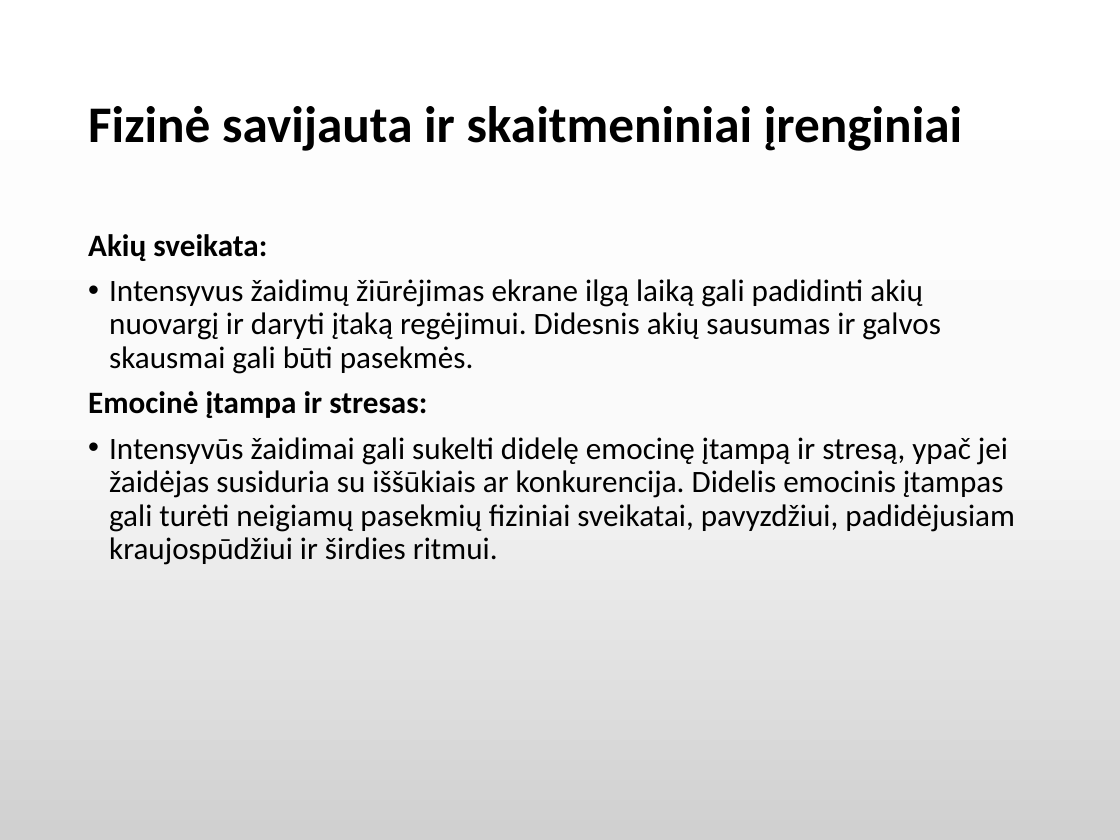
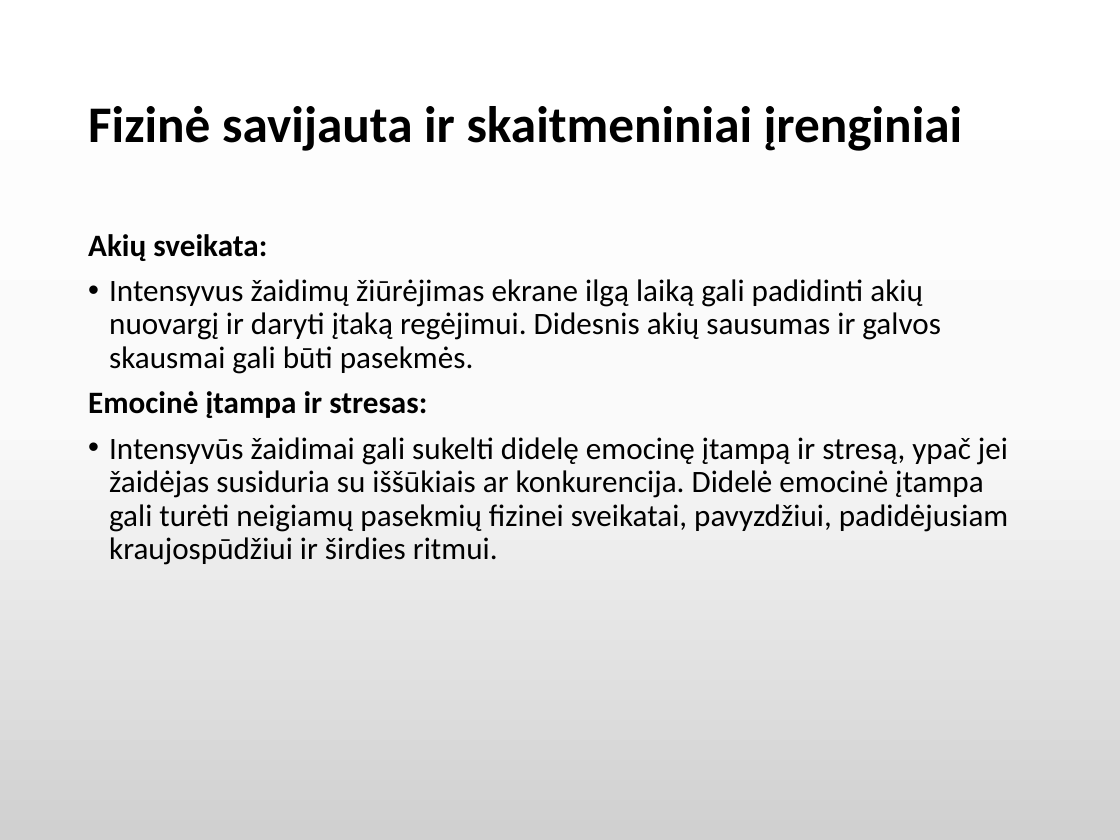
Before and after one commit to Ramdeath/puslapis, a slide deck: slide 4 of src/pages/pamokos/vienuoliktokai/files/pamoka8.pptx. Drawn at 1120x840 pixels with LibreOffice and Linux fonts; fonts in the diff are those of the drawing. Boxes give left, top, right and bottom in pixels: in the first picture for what was removed or moved away, otherwise in the second. Text is boxed around its words. In the diff, an @@ line names an element or a change of style, - is before the commit and + after.

```diff
--- a/src/pages/pamokos/vienuoliktokai/files/pamoka8.pptx
+++ b/src/pages/pamokos/vienuoliktokai/files/pamoka8.pptx
@@ text at bbox=[109, 437, 1009, 565]: text changed @@
-• Intensyvūs žaidimai gali sukelti didelę emocinę įtampą ir stresą, ypač jei žaidėjas susiduria su iššūkiais ar konkurencija. Didelis emocinis įtampas gali turėti neigiamų pasekmių fiziniai sveikatai, pavyzdžiui, padidėjusiam kraujospūdžiui ir širdies ritmui.
+• Intensyvūs žaidimai gali sukelti didelę emocinę įtampą ir stresą, ypač jei žaidėjas susiduria su iššūkiais ar konkurencija. Didelė emocinė įtampa gali turėti neigiamų pasekmių fizinei sveikatai, pavyzdžiui, padidėjusiam kraujospūdžiui ir širdies ritmui.
```
Also in this commit, not shown: 2 other files.
